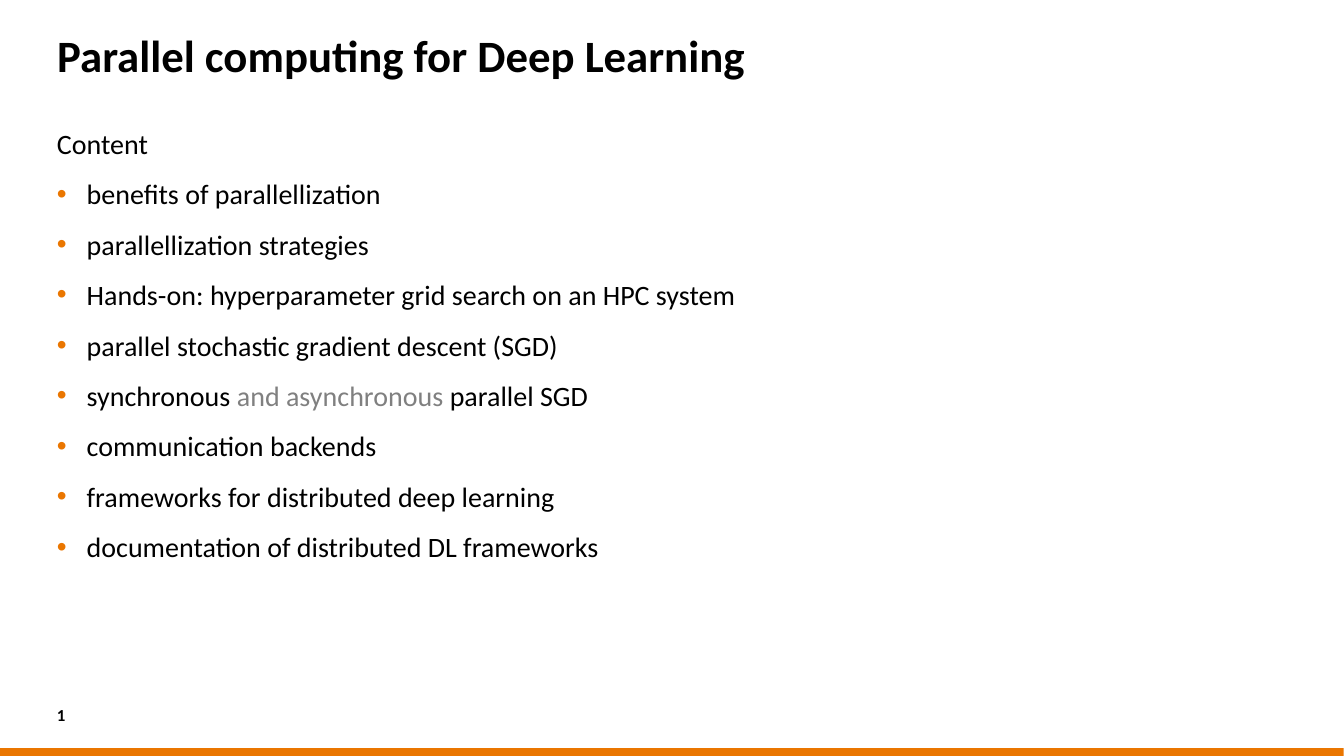
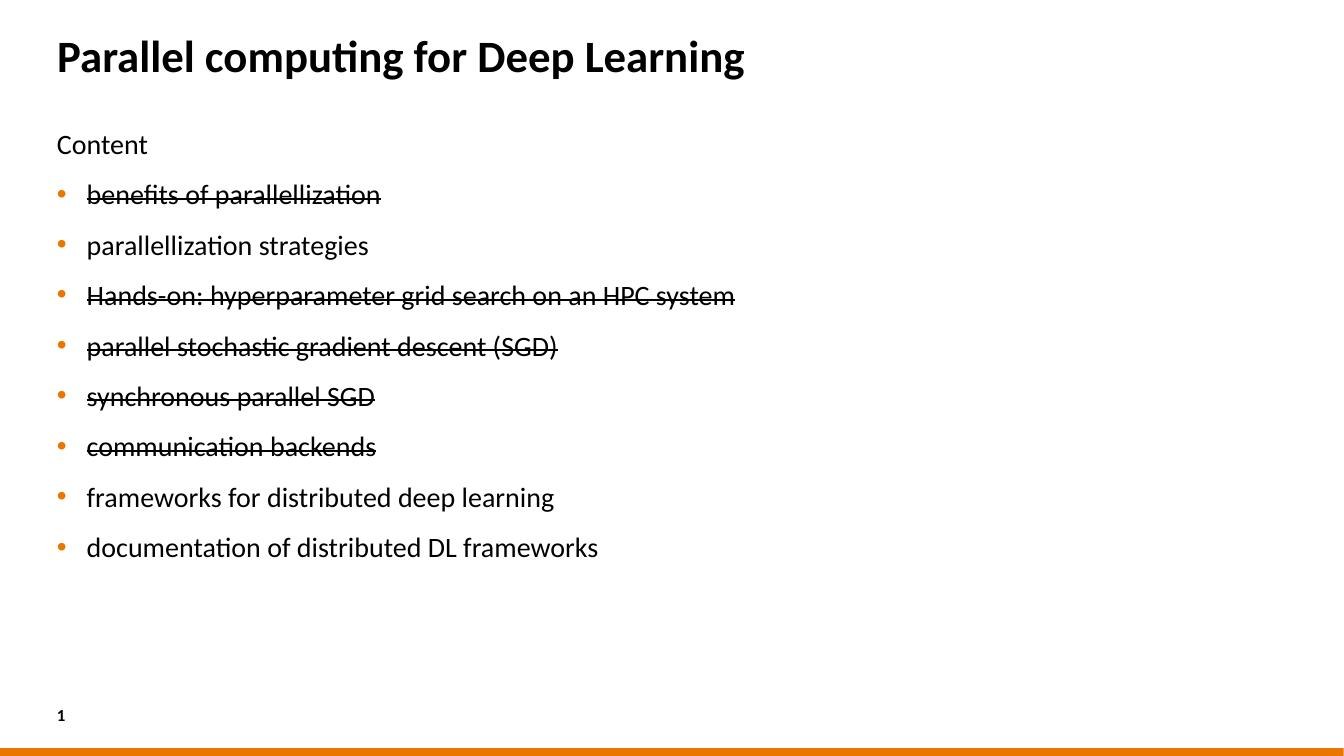
Before and after one commit to sara-nl/HPML-course-materials, a slide deck: slide 1 of Day2/slides/Parallel_Computing_for_DL.pptx. Drawn at 1344x756 pixels with LibreOffice and Linux fonts; fonts in the diff are those of the drawing; background and template pictures are left out. Boxes give left, top, right and bottom in pixels: in the first picture for what was removed or moved away, otherwise in the second. Text is boxed around its words. In the diff, an @@ line names an element or a change of style, - is before the commit and + after.

```diff
--- a/Day2/slides/Parallel_Computing_for_DL.pptx
+++ b/Day2/slides/Parallel_Computing_for_DL.pptx
@@ text at box(87, 184, 735, 457): strikethrough on in "benefits of parallellization", "Hands-on: hyperparameter grid search on an HPC ...", "parallel stochastic gradient descent (SGD)", "communication backends" @@
@@ text at box(87, 386, 375, 411): text changed @@
-• synchronous and asynchronous parallel SGD
+• synchronous parallel SGD
```
Also in this commit, not shown: 37 other slides changed, 6 slides added, 12 other files.
